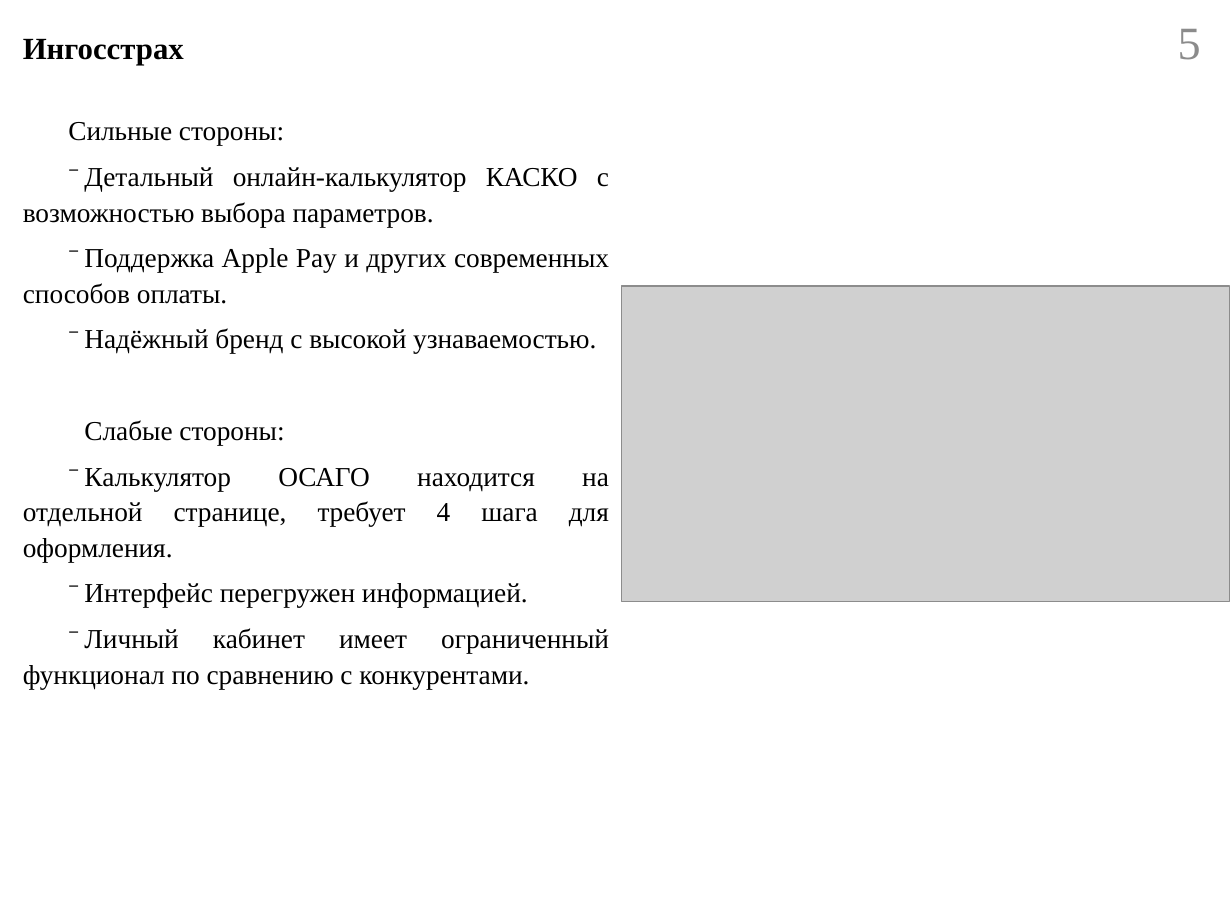
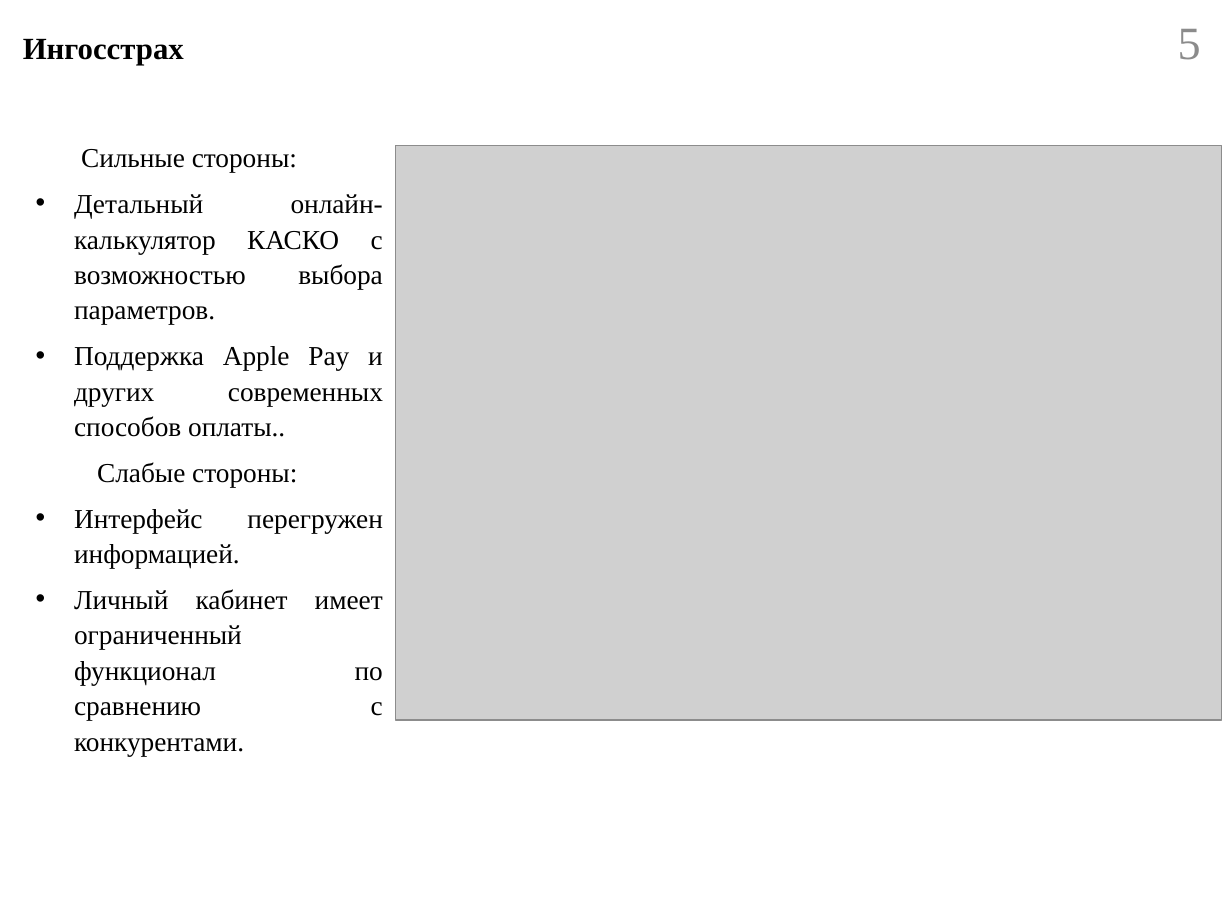
Before and after one commit to Belousov-Kirill-1ISP21/diplom, a slide deck: slide 5 of docs/Презентация.pptx. Drawn at 1232x924 pixels with LibreOffice and Linux fonts; fonts in the diff are those of the drawing; grey boxes stand for pictures. Boxes give left, top, right and bottom in pixels: in the first picture for what was removed or moved away, otherwise in the second. Text is boxed around its words. In the diff, an @@ line names an element or a change of style, - is before the commit and + after.

```diff
--- a/docs/Презентация.pptx
+++ b/docs/Презентация.pptx
@@ text "Сильные стороны:" moved from (x1=23, y1=122, x2=609, y2=689) to (x1=74, y1=149, x2=383, y2=756) @@
@@ picture resized from (x1=622, y1=286, x2=1230, y2=601) to (x1=395, y1=145, x2=1222, y2=721) @@
@@ text at (x1=74, y1=194, x2=383, y2=437): text changed @@
-⁻ Детальный онлайн-калькулятор КАСКО с возможностью выбора параметров.
-⁻ Поддержка Apple Pay и других современных способов оплаты.
-⁻ Надёжный бренд с высокой узнаваемостью.
+• Детальный онлайн-калькулятор КАСКО с возможностью выбора параметров.
+• Поддержка Apple Pay и других современных способов оплаты..
@@ text at (x1=74, y1=509, x2=383, y2=756): text changed @@
-⁻ Калькулятор ОСАГО находится на отдельной странице, требует 4 шага для оформления.
-⁻ Интерфейс перегружен информацией.
-⁻ Личный кабинет имеет ограниченный функционал по сравнению с конкурентами.
+• Интерфейс перегружен информацией.
+• Личный кабинет имеет ограниченный функционал по сравнению с конкурентами.
```
Also in this commit, not shown: 4 other slides changed, 4 other files.
